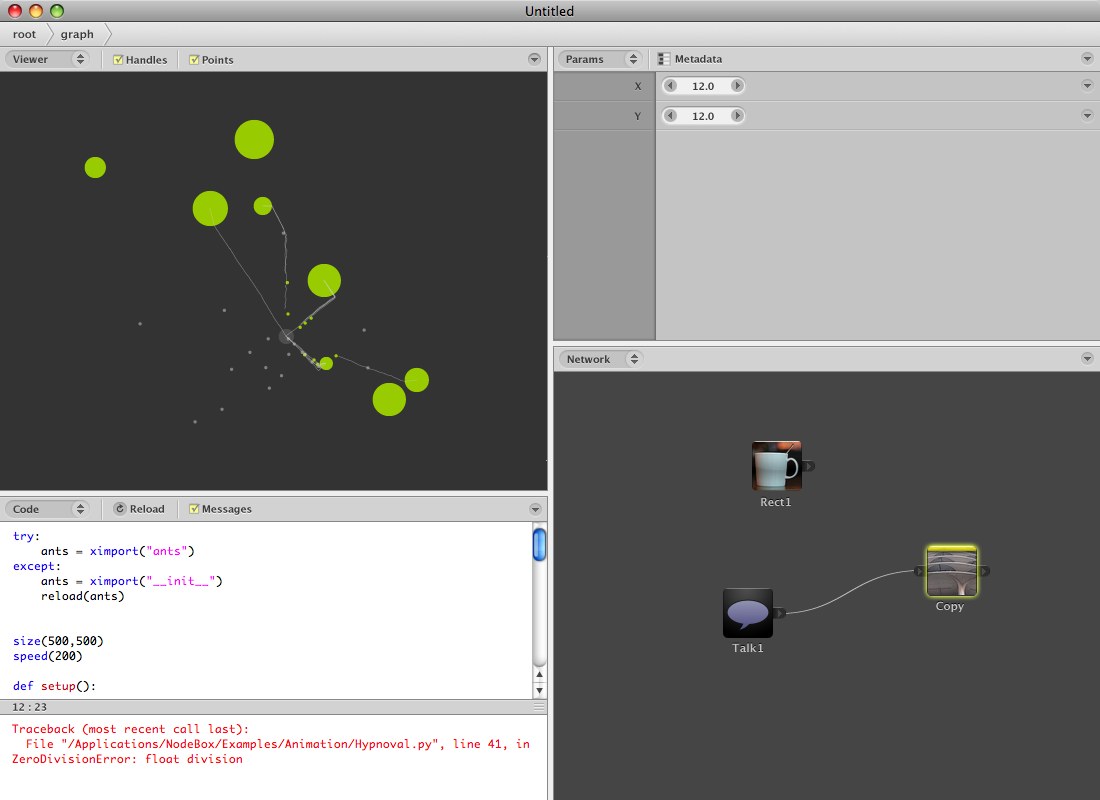
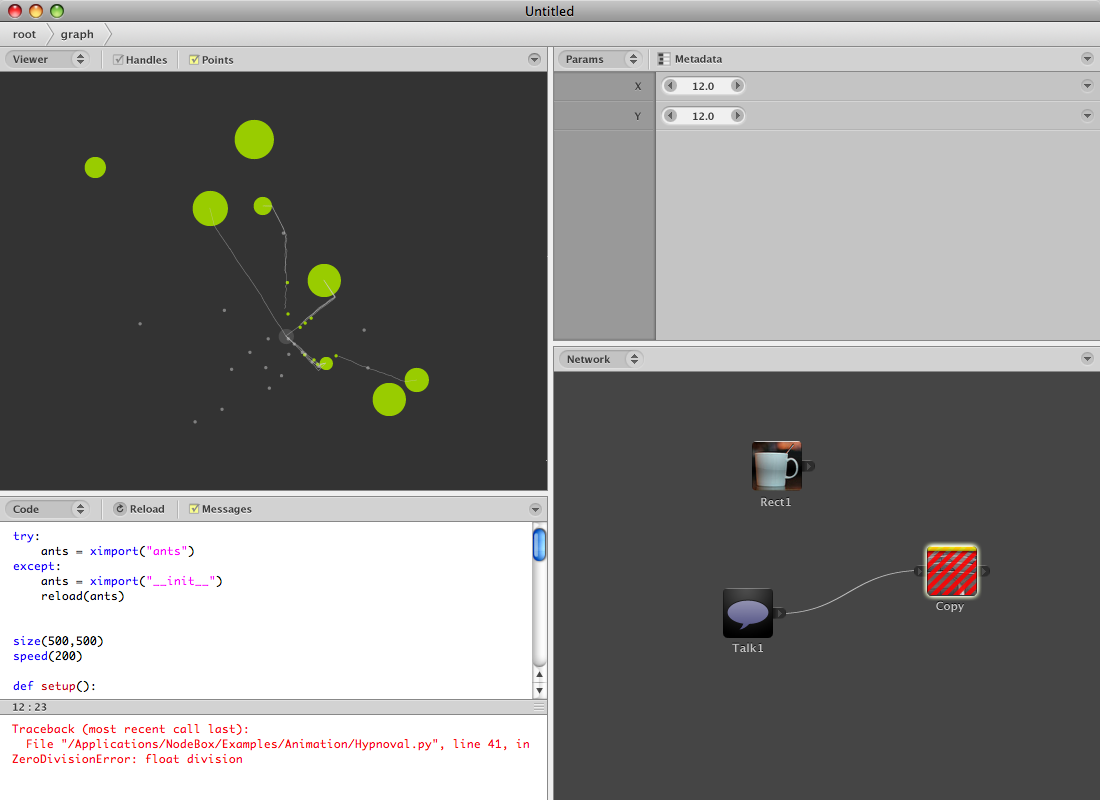
Comparing the layer stacks of the two 1100px x 800px images. Changes:
showed "errors" over [left=927, top=546, right=977, bottom=596]
showed "selectionglow" over [left=927, top=546, right=977, bottom=596]
added group "check-disabled-on" with 2 layers in group "handles" over [left=112, top=54, right=125, bottom=65]
added layer "✓ copy 3" in group "check-disabled-on" over [left=115, top=55, right=125, bottom=64]
added layer "check-selected copy 3" in group "check-disabled-on" over [left=112, top=54, right=124, bottom=65]
added group "check-disabled-off" with 1 layers in group "handles" over [left=112, top=54, right=124, bottom=65]
added layer "Shape 3 copy 3" in group "check-disabled-off" over [left=112, top=54, right=124, bottom=65]
renamed "check" to "check-off", moved it above "Handles" over [left=112, top=54, right=124, bottom=65]
